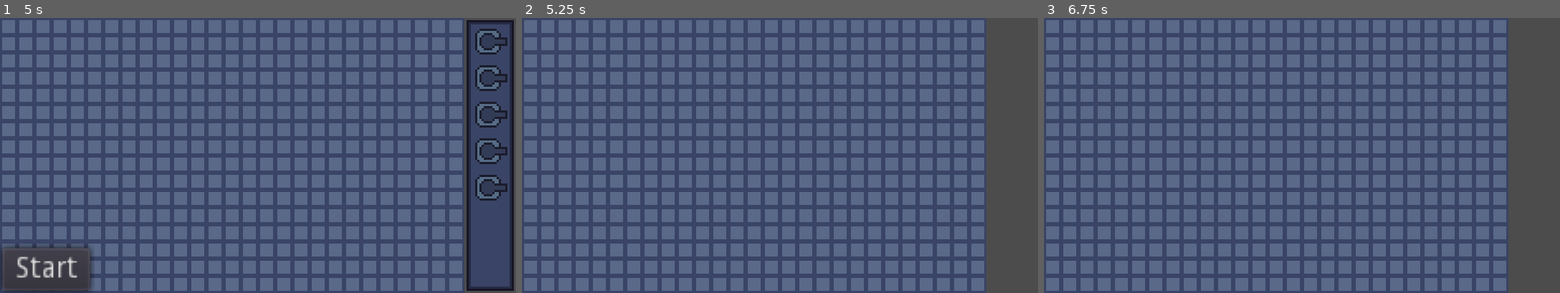
Above: before the commit, frames 1-3 (left to right).
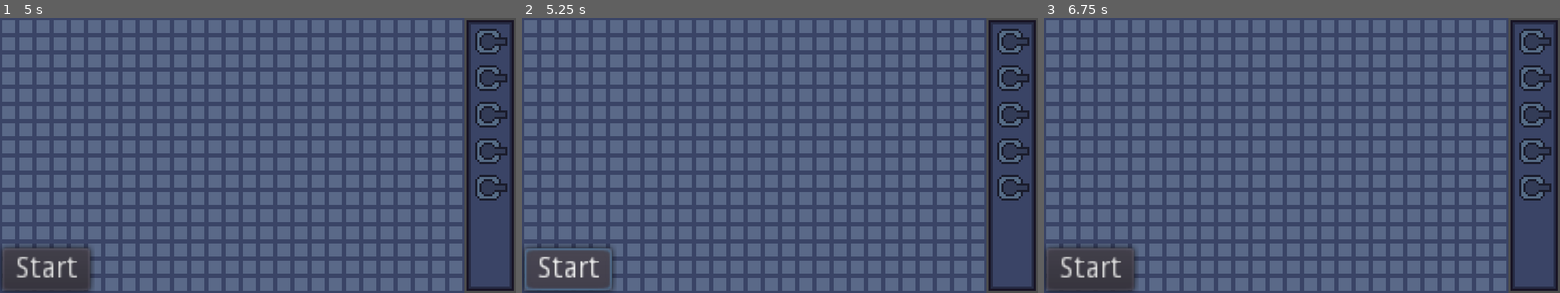
Above: after the commit, the same moments.

Repository: mariothedog/brackeys-game-jam
Game: Godot game, scene res://game/game.tscn
The game is run twice, just before and just after one commit, with the same random seed, the same clock (stepped at 60 frames per second) and the same inputs.
Inputs (mouse positions are in pixels of both pictures, inside the frame that each line leads up to):
- Up to frame 1 (5 s): click (490, 42) at 0.52 s; click (490, 78) at 1.27 s; click (490, 114) at 2.02 s; click (490, 150) at 2.77 s; click (490, 188) at 3.52 s; click (490, 42) at 4.27 s
- Up to frame 2 (5.25 s): click "Start" at 5 s
- Up to frame 3 (6.75 s): click (1090, 268) at 5.75 s, where only the run after the commit has a clickable "Start"; click (1534, 78) at 6.52 s

Frame 1 is identical in both runs. In frame 2, 11% of the frame differs, in the area x 0-100%, y 0-100%; in frame 3, 12%.

Commit message:
Refactor

Diff:
--- a/src/autoload/utility.gd
+++ /dev/null
@@ -1,6 +0,0 @@
-extends Node
-
-
-func reparent(node, new_parent):
-	node.get_parent().remove_child(node)
-	new_parent.add_child(node)
--- a/src/game/game.gd
+++ b/src/game/game.gd
@@ -4,11 +4,12 @@
 
 const TURRET_AIMING_SNAP_DEG := 45
 
-var _currently_aiming_item: TextureButton
+var _selected_draggable_item: TextureButton
+var _drag_offset: Vector2
+var _currently_aiming_draggable_item: TextureButton
 
 onready var tilemap: TileMap = $TileMap
 onready var tile_set: TileSet = tilemap.tile_set
-onready var draggable_turrets: Node = $DraggableTurrets
 onready var bullets: Node = $Bullets
 onready var turrets: Node = $Turrets
 onready var hud: CanvasLayer = $HUD
@@ -23,11 +24,14 @@
 
 
 func _process(_delta: float) -> void:
-	if _currently_aiming_item:
+	if _selected_draggable_item:
+		var pos := get_global_mouse_position() + _drag_offset
+		_selected_draggable_item.rect_global_position = pos
+	elif _currently_aiming_draggable_item:
 		var mouse_pos := get_global_mouse_position()
-		var angle_to_mouse: float = (mouse_pos - _currently_aiming_item.gun.global_position).angle()
+		var angle_to_mouse: float = (mouse_pos - _currently_aiming_draggable_item.gun.global_position).angle()
 		var angle_snapped := stepify(angle_to_mouse, deg2rad(TURRET_AIMING_SNAP_DEG))
-		_currently_aiming_item.gun.rotation = angle_snapped
+		_currently_aiming_draggable_item.gun.rotation = angle_snapped
 
 
 func _input(event: InputEvent) -> void:
@@ -35,9 +39,9 @@
 		event is InputEventMouseButton
 		and event.button_index == BUTTON_LEFT
 		and event.is_pressed()
-		and _currently_aiming_item
+		and _currently_aiming_draggable_item
 	):
-		_currently_aiming_item = null
+		_currently_aiming_draggable_item = null
 
 
 func _place_turret(pos: Vector2, rotation: float) -> void:
@@ -48,66 +52,70 @@
 	turret.gun.rotation = rotation
 
 
-func _get_draggable_turrets_at_pos(global_pos: Vector2) -> Array:
-	var turrets_at_pos := []
-	for turret in draggable_turrets.get_children():
-		if turret.rect_global_position == global_pos:
-			turrets_at_pos.append(turret)
-	return turrets_at_pos
+func _get_draggable_items_at_pos(global_pos: Vector2) -> Array:
+	var items := []
+	for item in get_tree().get_nodes_in_group("placed_draggable_items"):
+		if item.draggable.global_position == global_pos:
+			items.append(item)
+	return items
 
 
-func _update_draggable_turrets() -> void:  # TODO: Refactor
-	var turrets_at_pos := {}
-	for turret in draggable_turrets.get_children():
-		if turret == hud.inventory._selected_item:
+func _update_draggable_items() -> void:
+	var draggable_items_at_pos := {}
+	for draggable_item in get_tree().get_nodes_in_group("placed_draggable_items"):
+		if draggable_item == _selected_draggable_item:
 			continue
-		if not turrets_at_pos.has(turret.rect_global_position):
-			turrets_at_pos[turret.rect_global_position] = []
-		turrets_at_pos[turret.rect_global_position].append(turret)
+		if not draggable_items_at_pos.has(draggable_item.rect_global_position):
+			draggable_items_at_pos[draggable_item.rect_global_position] = []
+		draggable_items_at_pos[draggable_item.rect_global_position].append(draggable_item)
 
-	for pos in turrets_at_pos:
-		var draggable_turrets_at_pos: Array = turrets_at_pos[pos]
-		var num := len(draggable_turrets_at_pos)
+	for pos in draggable_items_at_pos:
+		var items: Array = draggable_items_at_pos[pos]
+		var num := len(items)
 		for i in num:
-			var turret: TextureButton = draggable_turrets_at_pos[i]
-			turret.num_overlapping_turrets = num
-			turret.visible = i == num - 1
+			var item: TextureButton = items[i]
+			item.num_overlapping_turrets = num
+			item.visible = i == num - 1
 
 
-func _on_HUD_item_dropped(item: TextureButton, global_pos: Vector2) -> void:
-	var tile_pos := tilemap.world_to_map(global_pos)
+func _on_HUD_item_draggable_button_down(draggable: TextureButton) -> void:
+	draggable.raise()
+	draggable.turret_item.visible = false
+
+	_drag_offset = -draggable.base.position
+	_selected_draggable_item = draggable
+	if _selected_draggable_item.is_in_group("placed_draggable_items"):
+		_selected_draggable_item.remove_from_group("placed_draggable_items")
+	_update_draggable_items()
+	_selected_draggable_item.num_overlapping_turrets = 1
+
+
+func _on_HUD_item_draggable_button_up(draggable: TextureButton) -> void:
+	_selected_draggable_item = null
+
+	var tile_pos := tilemap.world_to_map(get_global_mouse_position())
 	if tilemap.get_cellv(tile_pos) != Tiles.GROUND:
-		if item.get_parent() == draggable_turrets:
-			Util.reparent(item, hud.inventory.items)
-		item.rect_position = item.original_position
-		item.gun.rotation = 0
+		draggable.reset()
 		return
 
 	var global_pos_snapped = (
 		tilemap.map_to_world(tile_pos)
 		+ tilemap.cell_size / 2
-		- item.base.position
+		- draggable.base.position
 	)
 
-	Util.reparent(item, draggable_turrets)
-	item.rect_global_position = global_pos_snapped
-	_currently_aiming_item = item
-	_update_draggable_turrets()
-
-
-func _on_HUD_item_button_down(item) -> void:
-	_update_draggable_turrets()
-	item.num_overlapping_turrets = 1
+	draggable.rect_global_position = global_pos_snapped
+	draggable.add_to_group("placed_draggable_items")
+	_currently_aiming_draggable_item = draggable
+	_update_draggable_items()
 
 
 func _on_HUD_start_pressed() -> void:
-	for turret in draggable_turrets.get_children():
-		if not turret.visible:
-			continue
-		var pos: Vector2 = turret.rect_global_position + turret.base.position
-		_place_turret(pos, turret.gun.rotation)
-		turret.queue_free()
-	hud.hide()
+	for item in get_tree().get_nodes_in_group("placed_draggable_items"):
+		var pos: Vector2 = item.rect_global_position + item.base.position
+		_place_turret(pos, item.gun.rotation)
+		item.reset()
+		hud.hide()
 
 
 func _on_bullet_spawned(bullet: Area2D) -> void:
--- a/src/game/game.tscn
+++ b/src/game/game.tscn
@@ -18,8 +18,6 @@
 [node name="Turrets" type="Node" parent="."]
 
 [node name="HUD" parent="." instance=ExtResource( 1 )]
-
-[node name="DraggableTurrets" type="CanvasLayer" parent="."]
-[connection signal="item_button_down" from="HUD" to="." method="_on_HUD_item_button_down"]
-[connection signal="item_dropped" from="HUD" to="." method="_on_HUD_item_dropped"]
+[connection signal="item_draggable_button_down" from="HUD" to="." method="_on_HUD_item_draggable_button_down"]
+[connection signal="item_draggable_button_up" from="HUD" to="." method="_on_HUD_item_draggable_button_up"]
 [connection signal="start_pressed" from="HUD" to="." method="_on_HUD_start_pressed"]
--- a/src/project.godot
+++ b/src/project.godot
@@ -18,10 +18,6 @@
 config/name="Brackeys Game Jam"
 run/main_scene="res://game/game.tscn"
 config/icon="res://icon.png"
-
-[autoload]
-
-Util="*res://autoload/utility.gd"
 
 [display]
 
--- a/src/ui/hud/hud.gd
+++ b/src/ui/hud/hud.gd
@@ -1,11 +1,12 @@
 extends CanvasLayer
 
-signal item_button_down(item)
-signal item_dropped(item, position)
+signal item_draggable_button_down(draggable)
+signal item_draggable_button_up(draggable)
 signal start_pressed
 
 onready var margin: MarginContainer = $MarginContainer
 onready var inventory: MarginContainer = $MarginContainer/Inventory
+onready var start: Button = $MarginContainer/Start
 
 
 func show() -> void:
@@ -16,12 +17,12 @@
 	margin.visible = false
 
 
-func _on_Inventory_item_dropped(item, global_position) -> void:
-	emit_signal("item_dropped", item, global_position)
+func _on_Inventory_item_draggable_button_down(draggable: TextureButton) -> void:
+	emit_signal("item_draggable_button_down", draggable)
 
 
-func _on_Inventory_item_button_down(item) -> void:
-	emit_signal("item_button_down", item)
+func _on_Inventory_item_draggable_button_up(draggable: TextureButton) -> void:
+	emit_signal("item_draggable_button_up", draggable)
 
 
 func _on_Start_pressed() -> void:
--- a/src/ui/hud/hud.tscn
+++ b/src/ui/hud/hud.tscn
@@ -32,6 +32,6 @@
 size_flags_horizontal = 0
 size_flags_vertical = 8
 text = "Start"
-[connection signal="item_button_down" from="MarginContainer/Inventory" to="." method="_on_Inventory_item_button_down"]
-[connection signal="item_dropped" from="MarginContainer/Inventory" to="." method="_on_Inventory_item_dropped"]
+[connection signal="item_draggable_button_down" from="MarginContainer/Inventory" to="." method="_on_Inventory_item_draggable_button_down"]
+[connection signal="item_draggable_button_up" from="MarginContainer/Inventory" to="." method="_on_Inventory_item_draggable_button_up"]
 [connection signal="pressed" from="MarginContainer/Start" to="." method="_on_Start_pressed"]
--- a/src/ui/hud/inventory/inventory.gd
+++ b/src/ui/hud/inventory/inventory.gd
@@ -1,44 +1,40 @@
 extends MarginContainer
 
-signal item_button_down(item)
-signal item_dropped(item, global_position)
+signal item_draggable_button_down(draggable)
+signal item_draggable_button_up(draggable)
 
 const TURRET_ITEM_SCENE := preload("res://ui/hud/inventory/turret_item/turret_item.tscn")
+const DRAGGABLE_ITEM_SCENE := preload("res://ui/hud/inventory/turret_item/draggable_turret_item.tscn")
 
 export var num_turrets := 0
 
-var _selected_item: TextureButton = null
-var _selected_item_original_position: Vector2
-var _drag_offset: Vector2
-
-onready var items: VBoxContainer = $MarginContainer/Items
+onready var turret_items: VBoxContainer = $MarginContainer/TurretItems
+onready var draggable_items: Node2D = $DraggableItems
 
 
 func _ready() -> void:
 	for _i in num_turrets:
-		var turret := TURRET_ITEM_SCENE.instance()
-		assert(turret.connect("button_down", self, "_on_item_button_down", [turret]) == OK)
-		assert(turret.connect("button_up", self, "_on_item_button_up", [turret]) == OK)
-		items.add_child(turret)
+		var turret: TextureRect = TURRET_ITEM_SCENE.instance()
+		turret_items.add_child(turret)
+
+		var draggable := DRAGGABLE_ITEM_SCENE.instance()
+		draggable.turret_item = turret
+		assert(draggable.connect("button_down", self, "_on_item_draggable_button_down", [draggable]) == OK)
+		assert(draggable.connect("button_up", self, "_on_item_draggable_button_up", [draggable]) == OK)
+		draggable_items.add_child(draggable)
 
 
-func _process(_delta: float) -> void:
-	if _selected_item:
-		var pos := get_global_mouse_position() + _drag_offset
-		_selected_item.rect_global_position = pos
+func _on_TurretItems_sort_children() -> void:
+	for draggable in draggable_items.get_children():
+		if draggable.is_in_group("placed_draggable_items"):
+			continue
+		draggable.default_rect_global_position = draggable.turret_item.rect_global_position
+		draggable.rect_global_position = draggable.turret_item.rect_global_position
 
 
-func _on_Items_sort_children() -> void:
-	for item in items.get_children():
-		item.original_position = item.rect_position
+func _on_item_draggable_button_down(draggable: TextureButton) -> void:
+	emit_signal("item_draggable_button_down", draggable)
 
 
-func _on_item_button_down(item: TextureButton) -> void:
-	_drag_offset = -item.base.position
-	_selected_item = item
-	emit_signal("item_button_down", item)
-
-
-func _on_item_button_up(item: TextureButton) -> void:
-	_selected_item = null
-	emit_signal("item_dropped", item, get_global_mouse_position())
+func _on_item_draggable_button_up(draggable: TextureButton) -> void:
+	emit_signal("item_draggable_button_up", draggable)
--- a/src/ui/hud/inventory/inventory.tscn
+++ b/src/ui/hud/inventory/inventory.tscn
@@ -6,6 +6,7 @@
 [node name="Inventory" type="MarginContainer"]
 margin_right = 22.0
 margin_bottom = 8.0
+mouse_filter = 2
 size_flags_horizontal = 8
 script = ExtResource( 3 )
 __meta__ = {
@@ -30,15 +31,19 @@
 [node name="MarginContainer" type="MarginContainer" parent="."]
 margin_right = 22.0
 margin_bottom = 8.0
-custom_constants/margin_right = 2
+mouse_filter = 2
 custom_constants/margin_top = 4
+custom_constants/margin_left = 1
 custom_constants/margin_bottom = 4
 
-[node name="Items" type="VBoxContainer" parent="MarginContainer"]
-margin_left = 10.0
+[node name="TurretItems" type="VBoxContainer" parent="MarginContainer"]
+margin_left = 11.0
 margin_top = 4.0
-margin_right = 10.0
+margin_right = 11.0
 margin_bottom = 4.0
+mouse_filter = 2
 size_flags_horizontal = 4
 custom_constants/separation = 5
-[connection signal="sort_children" from="MarginContainer/Items" to="." method="_on_Items_sort_children"]
+
+[node name="DraggableItems" type="Node2D" parent="."]
+[connection signal="sort_children" from="MarginContainer/TurretItems" to="." method="_on_TurretItems_sort_children"]
--- /dev/null
+++ b/src/ui/hud/inventory/turret_item/draggable.gd
@@ -0,0 +1,20 @@
+extends TextureButton
+
+onready var gun: Sprite = $Gun
+onready var base: Position2D = $Base
+
+var turret_item: TextureRect
+
+var default_rect_global_position: Vector2
+var num_overlapping_turrets := 1 setget _set_num_overlapping_turrets
+
+
+func reset() -> void:
+	rect_global_position = default_rect_global_position
+	gun.rotation = 0
+	turret_item.visible = true
+
+
+func _set_num_overlapping_turrets(value) -> void:
+	num_overlapping_turrets = value
+	gun.scale = Vector2.ONE * num_overlapping_turrets
--- /dev/null
+++ b/src/ui/hud/inventory/turret_item/draggable_turret_item.tscn
@@ -0,0 +1,23 @@
+[gd_scene load_steps=4 format=2]
+
+[ext_resource path="res://turret/turret_gun.png" type="Texture" id=1]
+[ext_resource path="res://turret/turret_base.png" type="Texture" id=2]
+[ext_resource path="res://ui/hud/inventory/turret_item/draggable.gd" type="Script" id=3]
+
+[node name="Draggable" type="TextureButton"]
+margin_right = 12.0
+margin_bottom = 12.0
+texture_normal = ExtResource( 2 )
+script = ExtResource( 3 )
+__meta__ = {
+"_edit_use_anchors_": false
+}
+
+[node name="Gun" type="Sprite" parent="."]
+position = Vector2( 6, 6 )
+texture = ExtResource( 1 )
+centered = false
+offset = Vector2( -4, -4 )
+
+[node name="Base" type="Position2D" parent="."]
+position = Vector2( 6, 6 )
--- a/src/ui/hud/inventory/turret_item/turret_item.gd
+++ /dev/null
@@ -1,13 +0,0 @@
-extends TextureButton
-
-var original_position: Vector2
-
-var num_overlapping_turrets := 1 setget _set_num_overlapping_turrets
-
-onready var base: Sprite = $Base
-onready var gun: Sprite = $Gun
-
-
-func _set_num_overlapping_turrets(value) -> void:
-	num_overlapping_turrets = value
-	gun.scale = Vector2.ONE * num_overlapping_turrets
--- a/src/ui/hud/inventory/turret_item/turret_item.tscn
+++ b/src/ui/hud/inventory/turret_item/turret_item.tscn
@@ -1,24 +1,12 @@
-[gd_scene load_steps=4 format=2]
+[gd_scene load_steps=2 format=2]
 
-[ext_resource path="res://ui/hud/inventory/turret_item/turret_item_base.png" type="Texture" id=1]
-[ext_resource path="res://ui/hud/inventory/turret_item/turret_item.gd" type="Script" id=2]
-[ext_resource path="res://ui/hud/inventory/turret_item/turret_item_gun.png" type="Texture" id=3]
+[ext_resource path="res://ui/hud/inventory/turret_item/turret_item.png" type="Texture" id=1]
 
-[node name="TurretItem" type="TextureButton"]
-self_modulate = Color( 1, 1, 1, 0 )
+[node name="TurretItem" type="TextureRect"]
 margin_right = 12.0
 margin_bottom = 12.0
-texture_normal = ExtResource( 1 )
-script = ExtResource( 2 )
+mouse_filter = 2
+texture = ExtResource( 1 )
 __meta__ = {
 "_edit_use_anchors_": false
 }
-
-[node name="Base" type="Sprite" parent="."]
-position = Vector2( 6, 6 )
-texture = ExtResource( 1 )
-
-[node name="Gun" type="Sprite" parent="."]
-position = Vector2( 6, 6 )
-texture = ExtResource( 3 )
-offset = Vector2( 2.5, 0 )
Binary file added: src/ui/hud/inventory/turret_item/turret_item.png
Not shown, changed: src/ui/hud/inventory/turret_item/turret_item.png.import
Binary file removed: src/ui/hud/inventory/turret_item/turret_item_base.png
Not shown, removed: src/ui/hud/inventory/turret_item/turret_item_base.png.import
Binary file removed: src/ui/hud/inventory/turret_item/turret_item_gun.png
